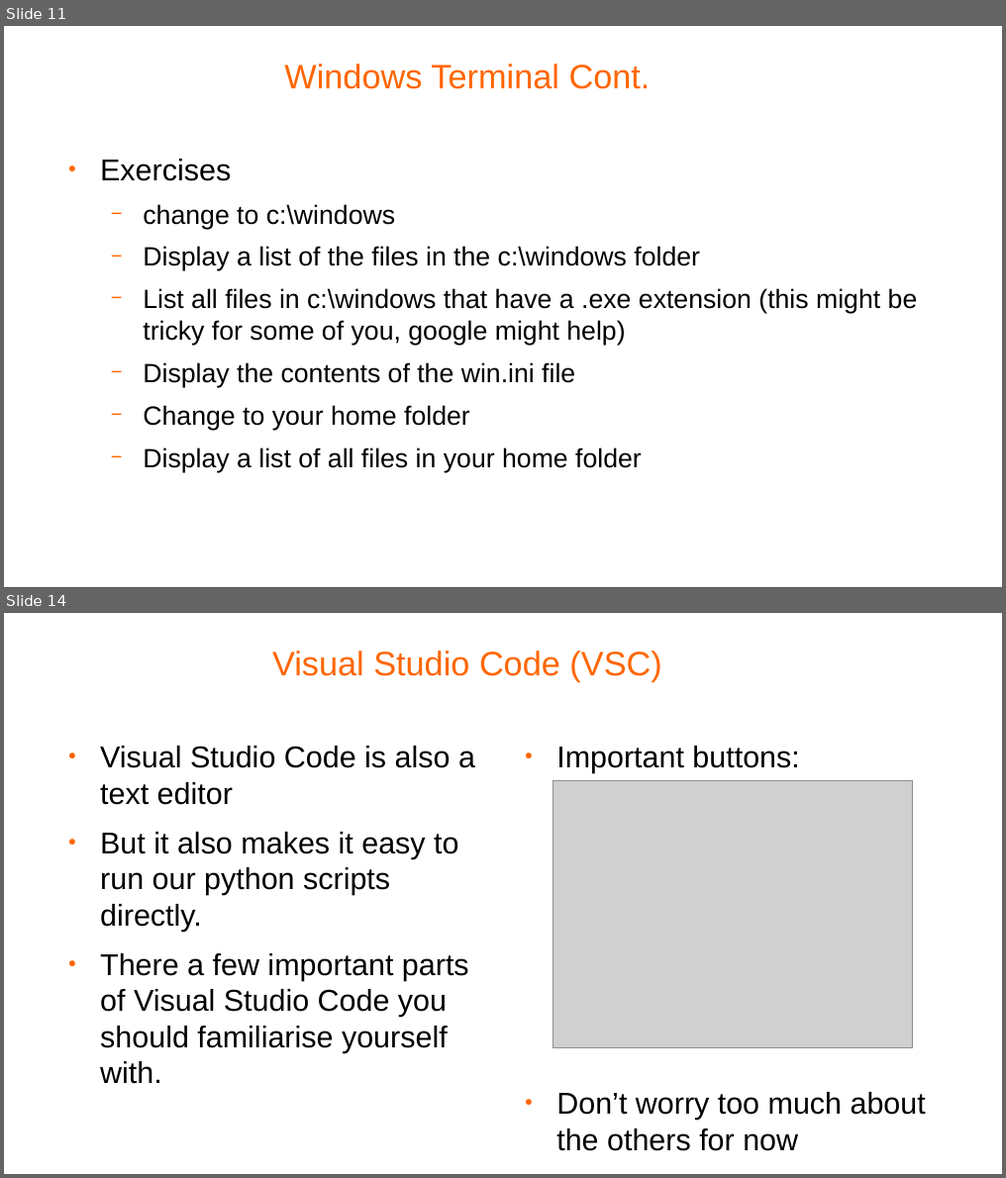
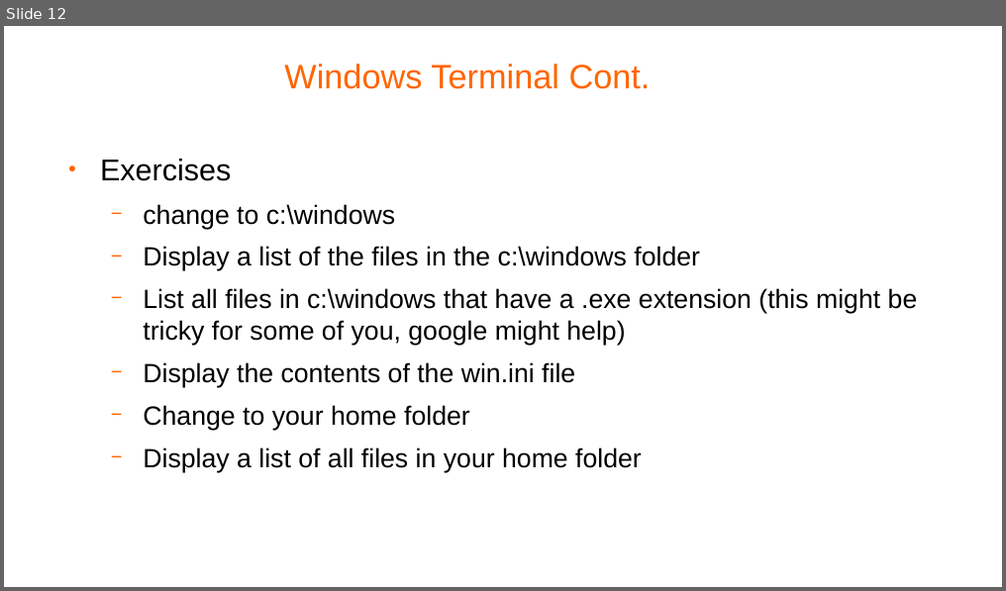
Before and after one commit to pellcorp/coding, a slide deck: docs/windows fundamentals.odp. Shown one above the other, each under a label of ours: slides 11 and 14 before the commit, slide 12 after it; the slides between them are not shown. The pictures are 1006x1178 and 1006x591 pixels, drawn with LibreOffice and Linux fonts; fonts in the diff are those of the drawing; grey boxes stand for pictures; background and template pictures are left out. Boxes give left, top, right and bottom in pixels: in the first picture for what was removed or moved away, otherwise in the second. Text is boxed around its words. In the diff, an @@ line names an element or a change of style, - is before the commit and + after.

```diff
--- a/docs/windows fundamentals.odp
+++ b/docs/windows fundamentals.odp
@@ slide 14 removed at bbox=[4, 613, 1002, 1174], background #FFFFFF @@
@@ title removed at bbox=[272, 651, 661, 681] @@
-Visual Studio Code (VSC)
@@ text removed at bbox=[100, 746, 475, 1084] @@
-● Visual Studio Code is also a text editor
-● But it also makes it easy to run our python scripts directly.
-● There a few important parts of Visual Studio Code you should familiarise yourself with.
@@ text removed at bbox=[556, 746, 926, 1152] @@
-● Important buttons:
-● Don’t worry too much about the others for now
@@ picture removed at bbox=[552, 780, 913, 1048] @@
@@ what was slide 11 is now slide 12 @@
```
Also in this commit, not shown: 1 slide added, 5 other slides removed, 3 other files.
